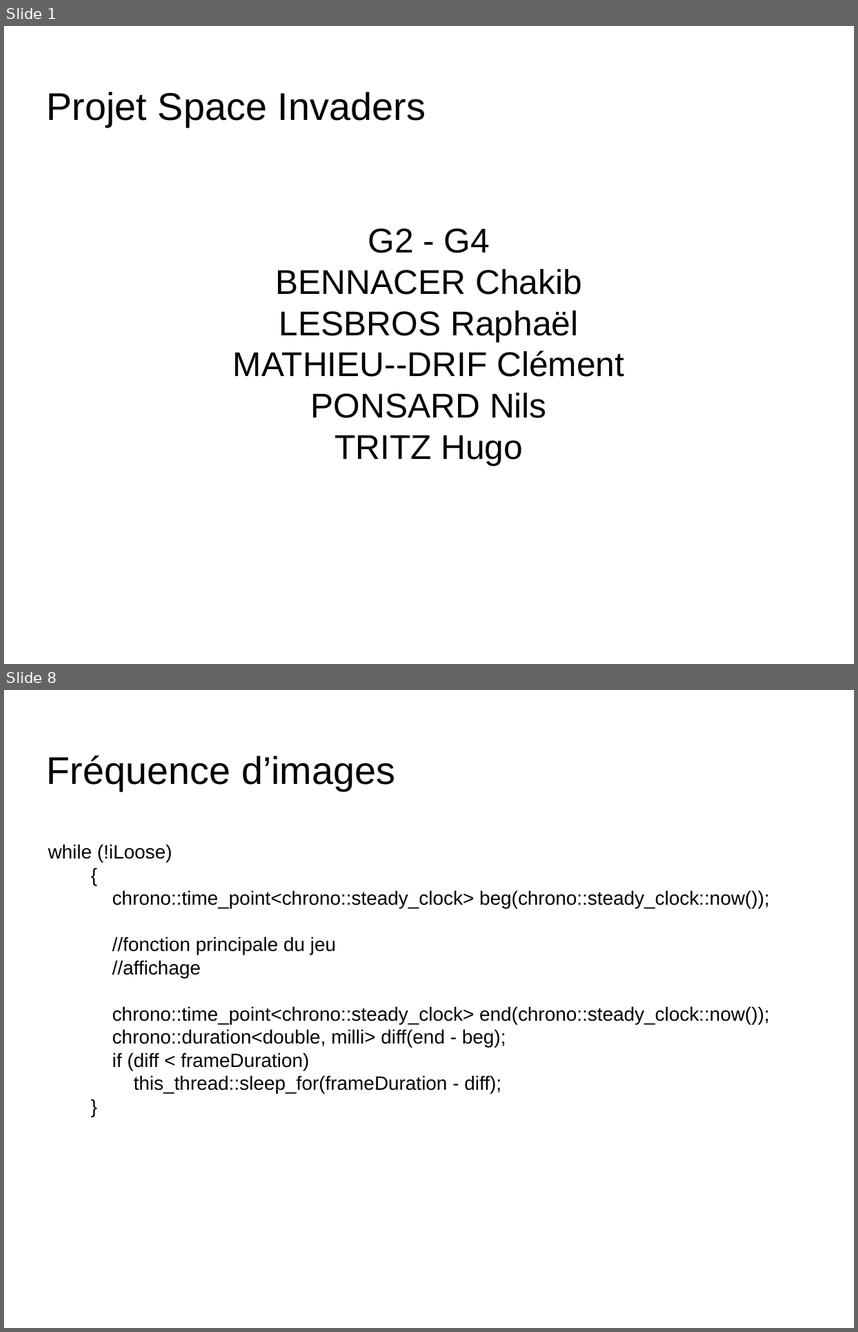
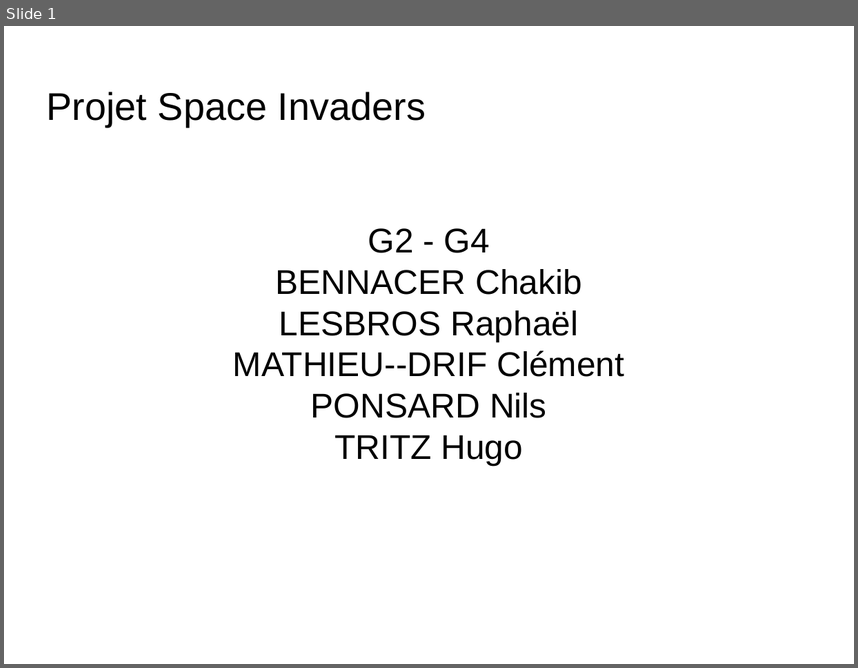
Before and after one commit to nponsard/G2_G4_Bennacer_Lesbros_MathieuDrif_Ponsard_Tritz, a slide deck: docs/Presentation.odp. Shown one above the other, each under a label of ours: slides 1 and 8 before the commit, slide 1 after it; the slides between them are not shown. The pictures are 858x1332 and 858x668 pixels, drawn with LibreOffice and Linux fonts; fonts in the diff are those of the drawing; background and template pictures are left out. Boxes give left, top, right and bottom in pixels: in the first picture for what was removed or moved away, otherwise in the second. Text is boxed around its words. In the diff, an @@ line names an element or a change of style, - is before the commit and + after.

```diff
--- a/docs/Presentation.odp
+++ b/docs/Presentation.odp
@@ slide 8 removed at [4,690,854,1328], background picture (left out) @@
@@ title removed at [47,756,396,791] @@
-Fréquence d’images
@@ text removed at [48,844,769,1094] @@
-while (!iLoose)
-{
-chrono::time_point<chrono::steady_clock> beg(chrono::steady_clock::now());
-//fonction principale du jeu
-//affichage
-chrono::time_point<chrono::steady_clock> end(chrono::steady_clock::now());
-chrono::duration<double, milli> diff(end - beg);
-if (diff < frameDuration)
-this_thread::sleep_for(frameDuration - diff);
-}
```
Also in this commit, not shown: 8 slides changed, 4 slides added, 5 other slides removed.
